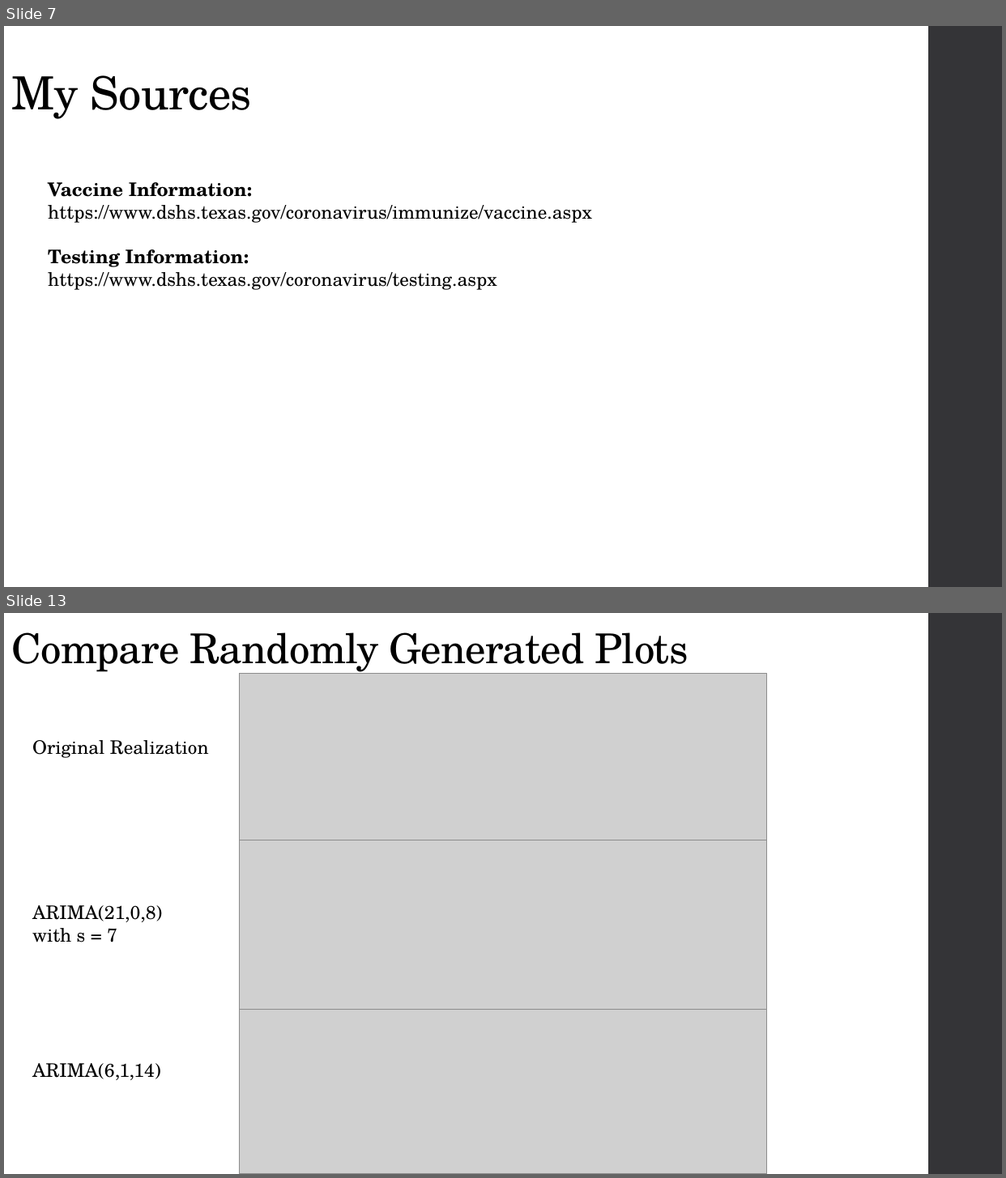
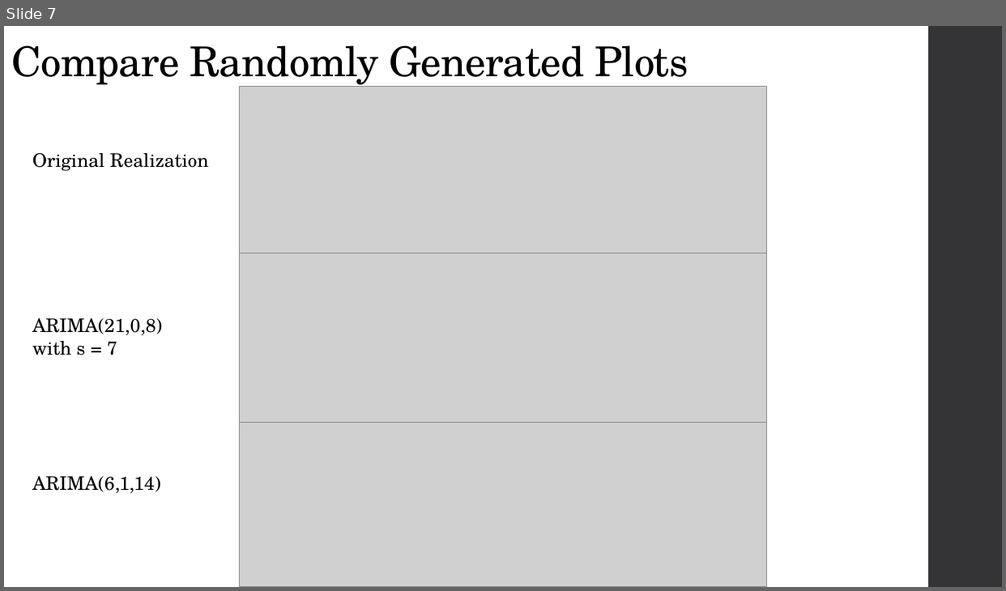
Before and after one commit to C-Stewart-GH/Forecasting_Texas_Covid_Case_Count, a slide deck: PPT_Files/TS_Cameron_Updates.pptx. Shown one above the other, each under a label of ours: slides 7 and 13 before the commit, slide 7 after it; the slides between them are not shown. The pictures are 1006x1178 and 1006x591 pixels, drawn with LibreOffice and Linux fonts; fonts in the diff are those of the drawing; grey boxes stand for pictures. Boxes give left, top, right and bottom in pixels: in the first picture for what was removed or moved away, otherwise in the second. Text is boxed around its words. In the diff, an @@ line names an element or a change of style, - is before the commit and + after.

```diff
--- a/PPT_Files/TS_Cameron_Updates.pptx
+++ b/PPT_Files/TS_Cameron_Updates.pptx
@@ slide 7 removed at [4,26,1002,587], background #FFFFFF; not listed: 1 template element that a slide beside it also shows @@
@@ title removed at [11,75,252,119] @@
-My Sources
@@ text removed at [48,182,592,290] @@
-Vaccine Information:
-https://www.dshs.texas.gov/coronavirus/immunize/vaccine.aspx
-Testing Information:
-https://www.dshs.texas.gov/coronavirus/testing.aspx
@@ what was slide 13 is now slide 7 @@
```
Also in this commit, not shown: 6 slides changed, 2 slides added, 6 other slides removed, 3 other files.
